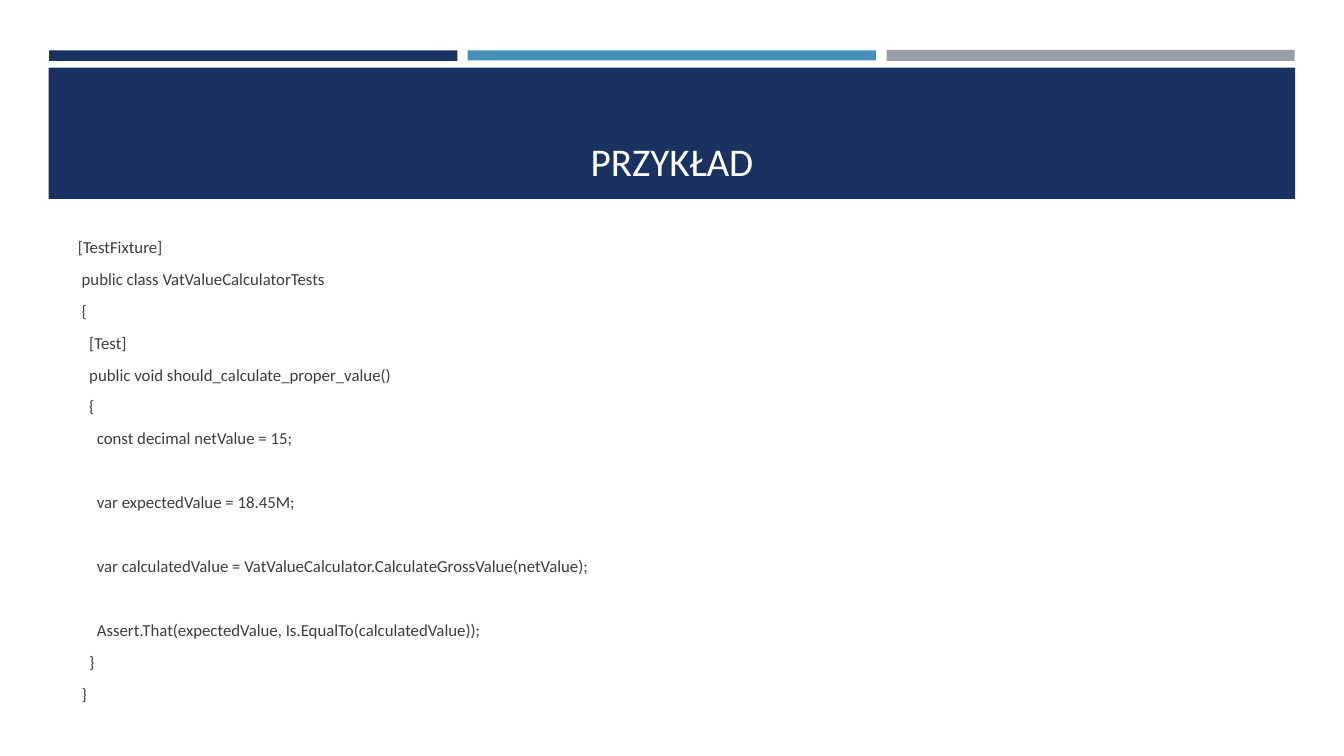
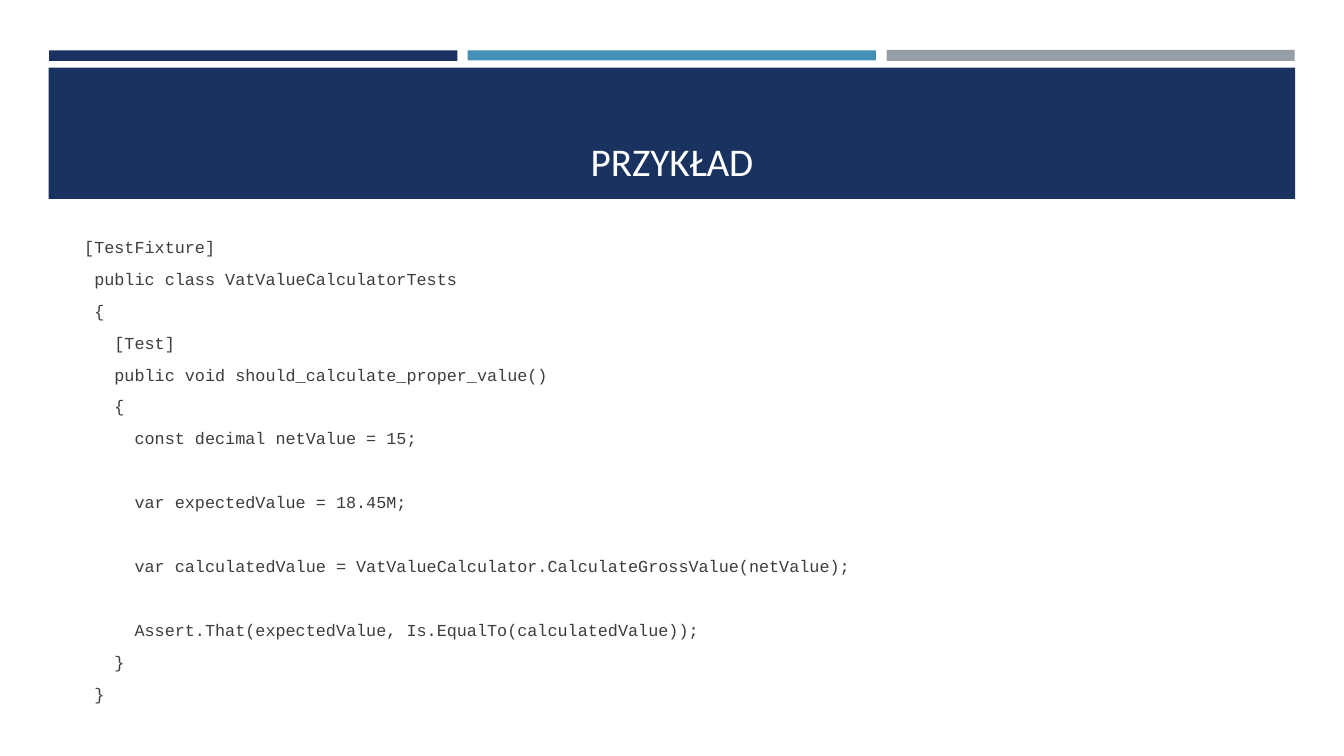
Before and after one commit to saamed/unit-test-workshops, a slide deck: slide 12 of docs/Testy jednostkowe.pptx. Drawn at 1344x756 pixels with LibreOffice and Linux fonts; fonts in the diff are those of the drawing. Boxes give left, top, right and bottom in pixels: in the first picture for what was removed or moved away, otherwise in the second. Text is boxed around its words. In the diff, an @@ line names an element or a change of style, - is before the commit and + after.

```diff
--- a/docs/Testy jednostkowe.pptx
+++ b/docs/Testy jednostkowe.pptx
@@ text "[TestFixture]" at [84,241,850,640]: font Calibri to Courier New @@
```
Also in this commit, not shown: 7 other slides changed, 1 slide added, 24 other files.
